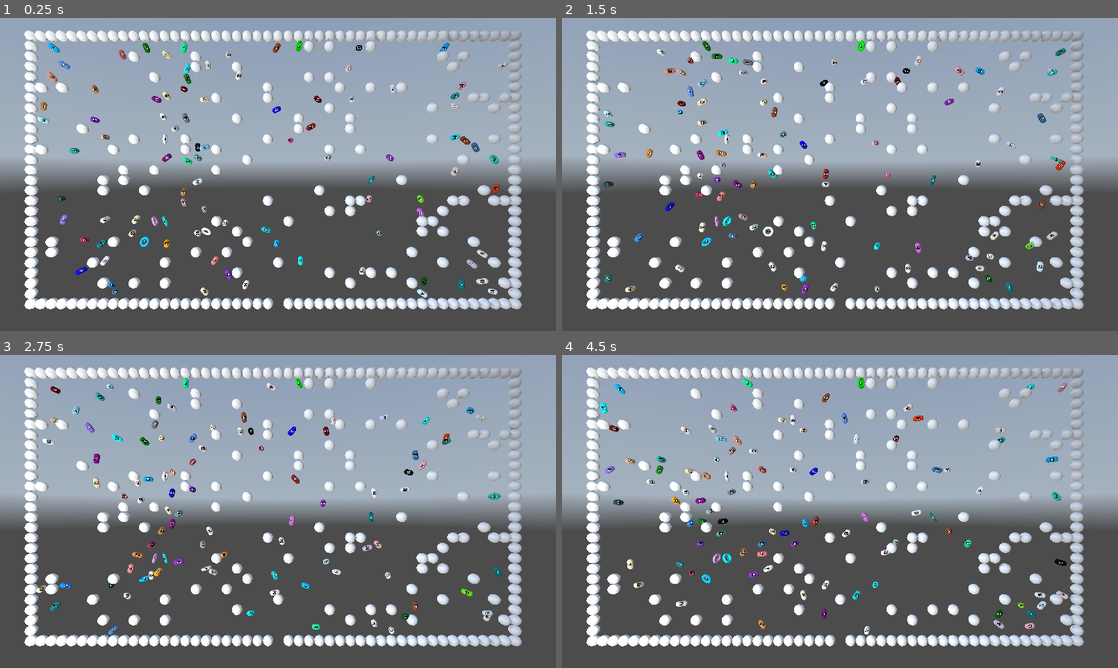
Above: before the commit, frames 1-4 (two rows, left to right).
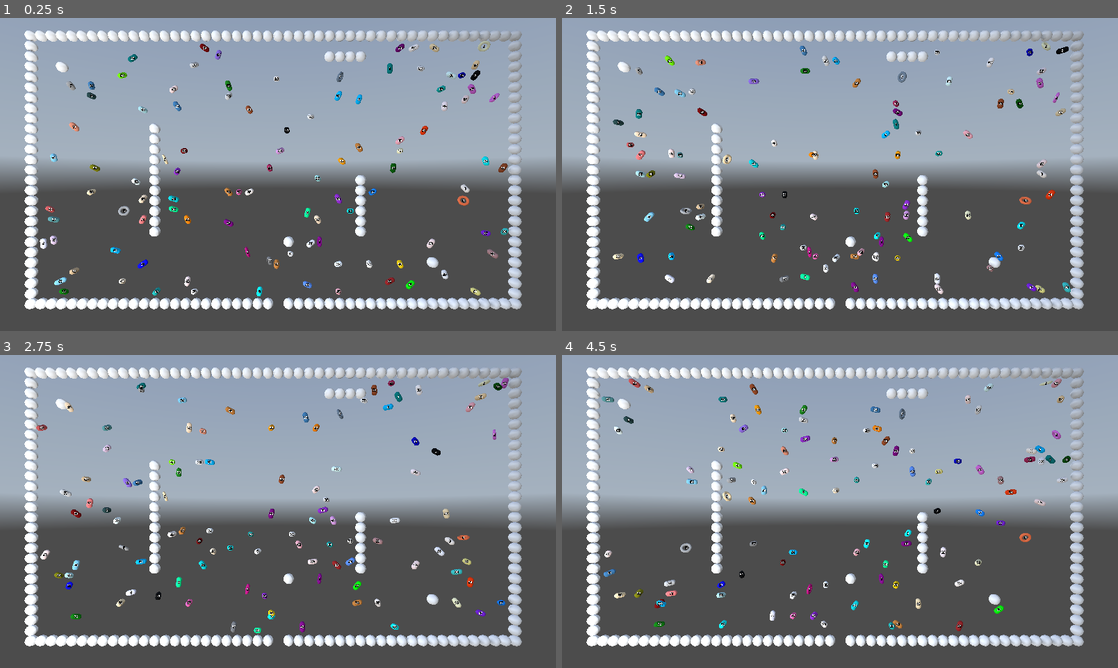
Above: after the commit, the same moments.

Repository: kasworld/gd4snakebyte3d
Game: Godot game, scene res://main.tscn
Same seed, same stepped clock (60 frames per second), same inputs: the game is played once before the commit and once after it. A sky picture missing from this copy of the repository is replaced by a grey-blue gradient.
Inputs (mouse positions are in pixels of both pictures, inside the frame that each line leads up to):
- Up to frame 1 (0.25 s): no input
- Up to frame 2 (1.5 s): tap Enter at 0.5 s; move the mouse to (962, 158) at 0.52 s; click (962, 158) at 0.67 s; move the mouse to (728, 190) at 1.27 s; click (728, 190) at 1.42 s
- Up to frame 3 (2.75 s): move the mouse to (333, 442) at 2.02 s; click (333, 442) at 2.17 s
- Up to frame 4 (4.5 s): move the mouse to (812, 574) at 2.77 s; click (812, 574) at 2.92 s; move the mouse to (1006, 558) at 3.52 s; click (1006, 558) at 3.67 s; move the mouse to (673, 464) at 4.27 s; click (673, 464) at 4.42 s

The runs differ from the first frame. In frame 1, 11% of the frame differs, in the area x 5-93%, y 6-91%; in frame 2, 10%; in frame 3, 10%; in frame 4, 10%.

Commit message:
update draw wall

Diff:
--- a/global/settings.gd
+++ b/global/settings.gd
@@ -6,3 +6,5 @@
 
 func vector2i_to_vector3(from :Vector2i) -> Vector3:
 	return Vector3(from.x,Settings.FieldHeight - from.y, 0)
+
+const FrameTime := 0.2 # second
--- a/plum.gd
+++ b/plum.gd
@@ -32,7 +32,7 @@
 	position = lerp(
 		Settings.vector2i_to_vector3(old_pos2d),
 		Settings.vector2i_to_vector3(pos2d),
-		(Time.get_unix_time_from_system() - old_pos_time)*5,
+		(Time.get_unix_time_from_system() - old_pos_time)/Settings.FrameTime,
 		)
 
 func get_pos3d() -> Vector3:
--- a/stage.gd
+++ b/stage.gd
@@ -8,9 +8,10 @@
 var apple_list :Array
 
 func _ready() -> void:
+	$Timer.wait_time = Settings.FrameTime
 	field = PlacedThings.new(Settings.FieldSize)
 	draw_border()
-	draw_rand_wall(100)
+	draw_rand_wall(10)
 	field.set_at( Vector2i(Settings.FieldWidth/2, Settings.FieldHeight-1), Things.Start)
 	#field.set_at( Vector2i(Settings.FieldWidth/2, 0), Things.Goal)
 	$Walls.field2wall(field)
@@ -42,11 +43,26 @@
 
 func draw_rand_wall(n :int) -> void:
 	for i in n:
-		var pos2d = rand2dpos()
-		field.set_at(pos2d, Things.Wall)
+		match randi_range(0,2):
+			0:
+				field.set_at(rand2dpos(), Things.Wall)
+			1:
+				var x1 = rand_x()
+				var x2 = rand_x()
+				var y = rand_y()
+				field.draw_hline(x1,x2,y,Things.Wall)
+			2:
+				var x = rand_x()
+				var y1 = rand_y()
+				var y2 = rand_y()
+				field.draw_vline(x,y1,y2,Things.Wall)
 
+func rand_x() -> int:
+	return randi_range(1,Settings.FieldWidth-2)
+func rand_y() -> int:
+	return randi_range(1,Settings.FieldHeight-2)
 func rand2dpos() -> Vector2i:
-	return Vector2i( randi_range(1,Settings.FieldWidth-2), randi_range(1,Settings.FieldHeight-2) )
+	return Vector2i( rand_x(), rand_y() )
 
 func _on_timer_timeout() -> void:
 	process_frame()
